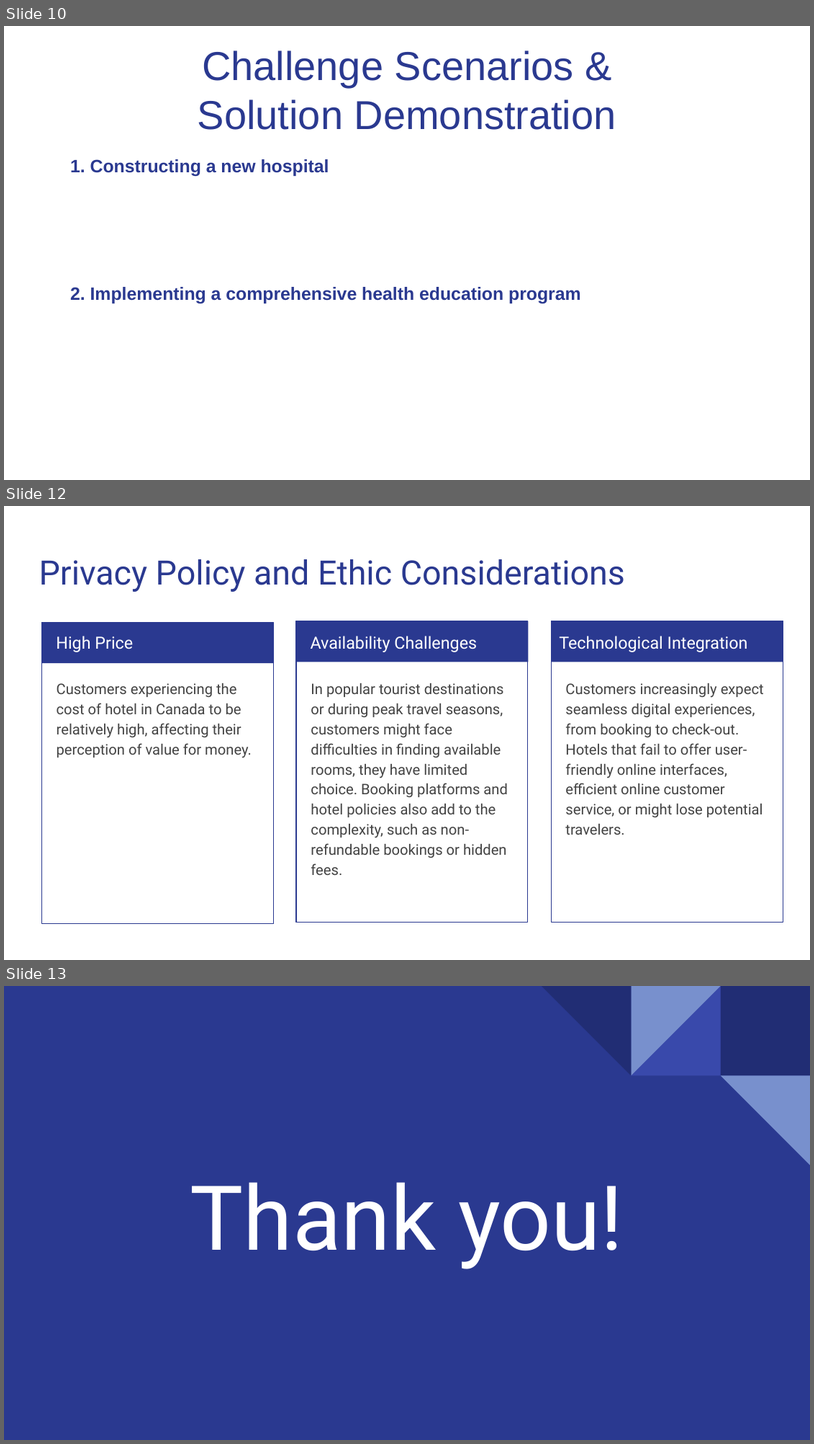
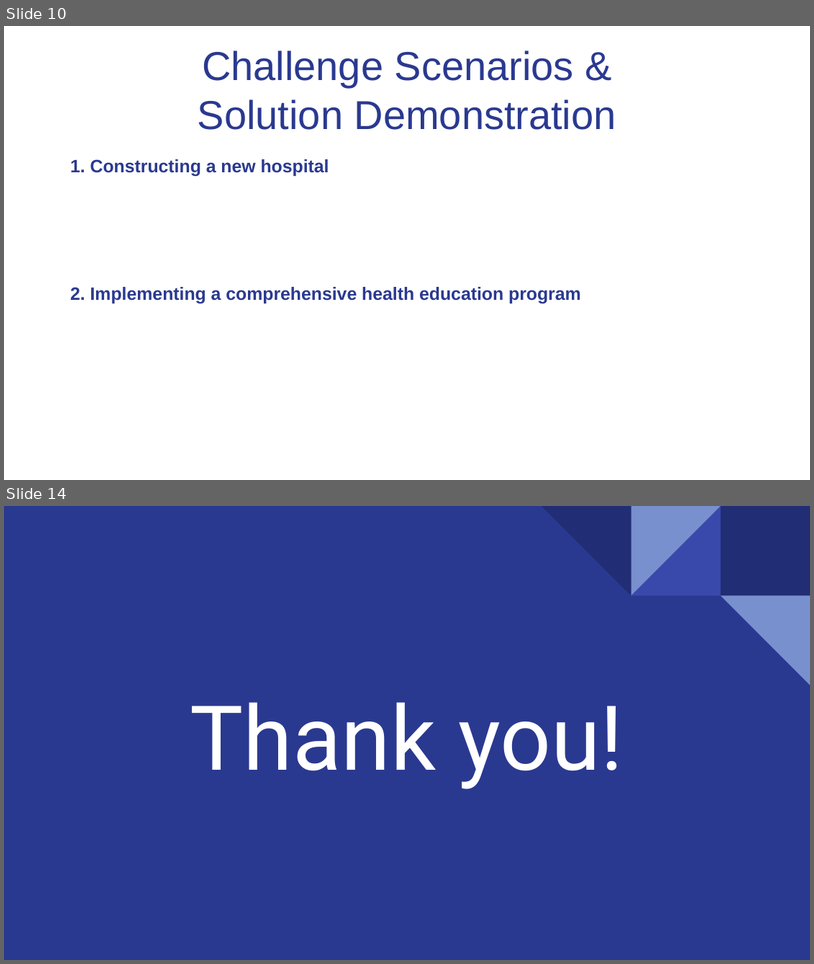
Before and after one commit to yfeng445/NEU, a slide deck: 1/INFO 5100/Asmts/Group Assignment 1/Deliverables/Presentation.pptx. Shown one above the other, each under a label of ours: slides 10, 12 and 13 before the commit, slides 10 and 14 after it; the slides between them are not shown. The pictures are 814x1444 and 814x964 pixels, drawn with LibreOffice and Linux fonts; fonts in the diff are those of the drawing. Boxes give left, top, right and bottom in pixels: in the first picture for what was removed or moved away, otherwise in the second. Text is boxed around its words. In the diff, an @@ line names an element or a change of style, - is before the commit and + after.

```diff
--- a/1/INFO 5100/Asmts/Group Assignment 1/Deliverables/Presentation.pptx
+++ b/1/INFO 5100/Asmts/Group Assignment 1/Deliverables/Presentation.pptx
@@ slide 12 removed at <box>4,506,810,960</box>, background #FFFFFF @@
@@ title removed at <box>39,559,625,592</box> @@
-Privacy Policy and Ethic Considerations
@@ rectangle removed at <box>42,622,274,663</box> @@
@@ rectangle removed at <box>42,622,274,924</box> @@
@@ rectangle removed at <box>296,620,528,922</box> @@
@@ rectangle removed at <box>297,620,529,662</box> @@
@@ rectangle removed at <box>551,620,784,922</box> @@
@@ rectangle removed at <box>551,620,784,662</box> @@
@@ text removed at <box>56,636,133,652</box> @@
-High Price
@@ text removed at <box>311,636,477,652</box> @@
-Availability Challenges
@@ text removed at <box>559,636,748,652</box> @@
-Technological Integration
@@ text removed at <box>57,683,252,758</box> @@
-Customers experiencing the cost of hotel in Canada to be relatively high, affecting their perception of value for money.
@@ text removed at <box>311,683,507,875</box> @@
-In popular tourist destinations or during peak travel seasons, customers might face difficulties in finding available rooms, they have limited choice. Booking platforms and hotel policies also add to the complexity, such as non-refundable bookings or hidden fees.
@@ text removed at <box>566,683,764,834</box> @@
-Customers increasingly expect seamless digital experiences, from booking to check-out. Hotels that fail to offer user-friendly online interfaces, efficient online customer service, or might lose potential travelers.
@@ what was slide 13 is now slide 14 @@
```
Also in this commit, not shown: 1 slide changed, 2 slides added, 11 other slides removed, 6 other files.
